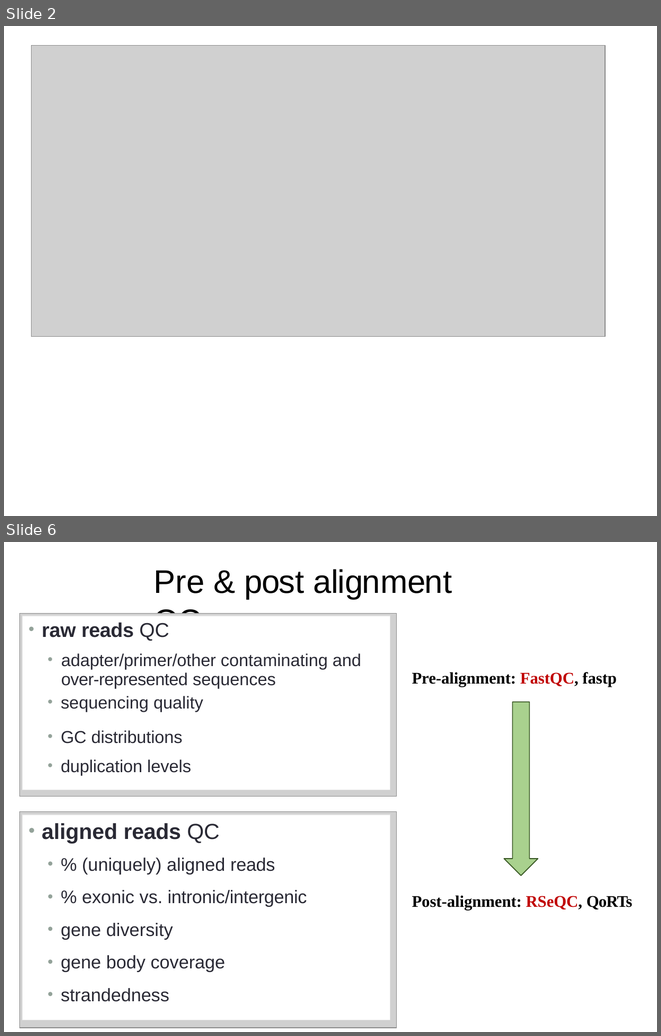
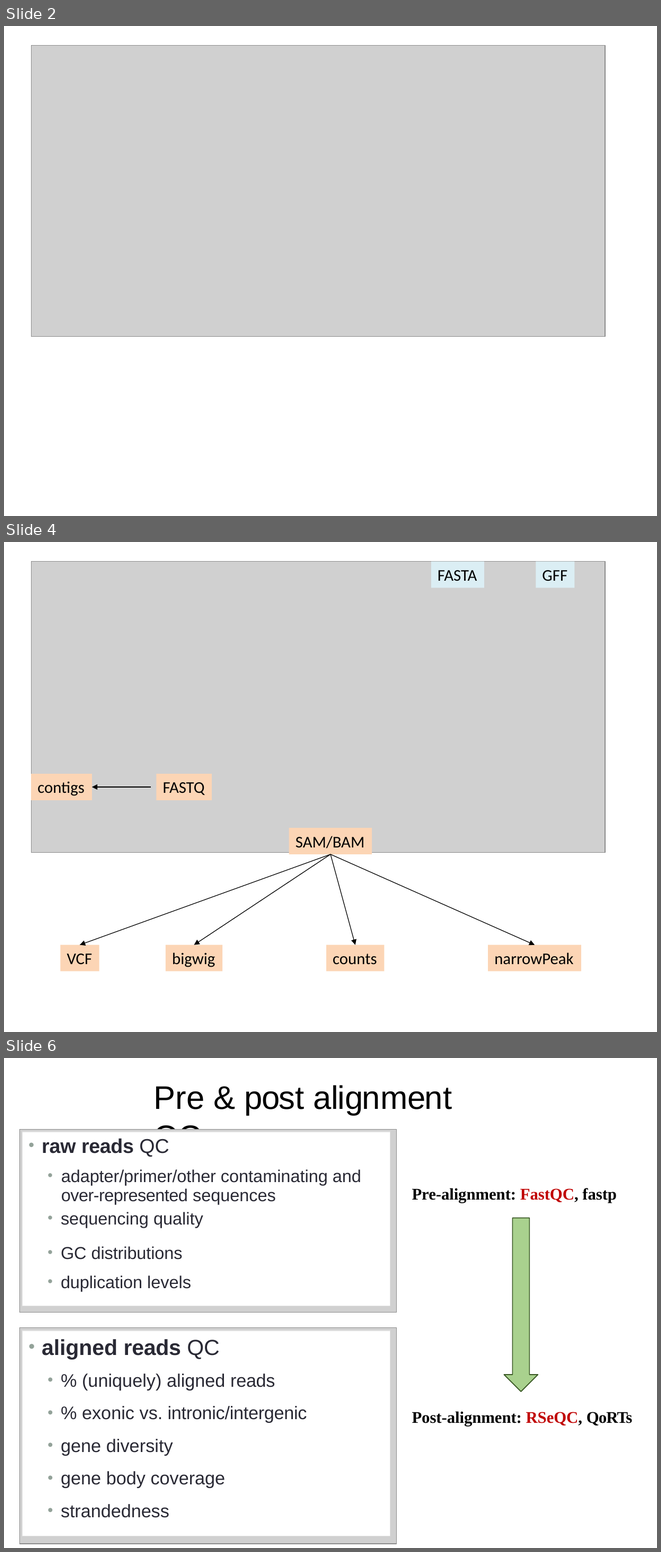
Before and after one commit to PRodriguez19/Intro-to-rnaseq, a slide deck: lectures/Lecture5-MMG3320.pptx. Shown one above the other, each under a label of ours: slides 2 and 6 before the commit, slides 2, 4 and 6 after it; the slides between them are not shown. The pictures are 661x1036 and 661x1552 pixels, drawn with LibreOffice and Linux fonts; fonts in the diff are those of the drawing; grey boxes stand for pictures. Boxes give left, top, right and bottom in pixels: in the first picture for what was removed or moved away, otherwise in the second. Text is boxed around its words. In the diff, an @@ line names an element or a change of style, - is before the commit and + after.

```diff
--- a/lectures/Lecture5-MMG3320.pptx
+++ b/lectures/Lecture5-MMG3320.pptx
@@ slide 4 added at box(4, 542, 657, 1032), background #FFFFFF @@
@@ picture added at box(32, 562, 606, 853) @@
@@ rectangle added at box(431, 562, 484, 588), fill #DBEEF4, 18 pt, text #000000 @@
+FASTA
@@ rectangle added at box(536, 562, 574, 588), fill #DBEEF4, 18 pt, text #000000 @@
+GFF
@@ rectangle added at box(32, 774, 92, 800), fill #FCD5B5, 18 pt, text #000000 @@
+contigs
@@ rectangle added at box(156, 774, 212, 800), fill #FCD5B5, 18 pt, text #000000 @@
+FASTQ
@@ arrow added from (151, 787) to (92, 787), #000000 0.75 pt @@
@@ rectangle added at box(289, 828, 372, 854), fill #FCD5B5, 18 pt, text #000000 @@
+SAM/BAM
@@ arrow added from (330, 854) to (80, 945), #000000 0.75 pt @@
@@ arrow added from (330, 854) to (194, 945), #000000 0.75 pt @@
@@ arrow added from (330, 854) to (355, 945), #000000 0.75 pt @@
@@ arrow added from (330, 854) to (535, 945), #000000 0.75 pt @@
@@ rectangle added at box(60, 945, 99, 971), fill #FCD5B5, 18 pt, text #000000 @@
+VCF
@@ rectangle added at box(166, 945, 223, 971), fill #FCD5B5, 18 pt, text #000000 @@
+bigwig
@@ rectangle added at box(327, 945, 385, 971), fill #FCD5B5, 18 pt, text #000000 @@
+counts
@@ rectangle added at box(488, 945, 581, 971), fill #FCD5B5, 18 pt, text #000000 @@
+narrowPeak
```
Also in this commit, not shown: 2 slides changed, 1 other slide added, 1 slide removed, 17 other files.
